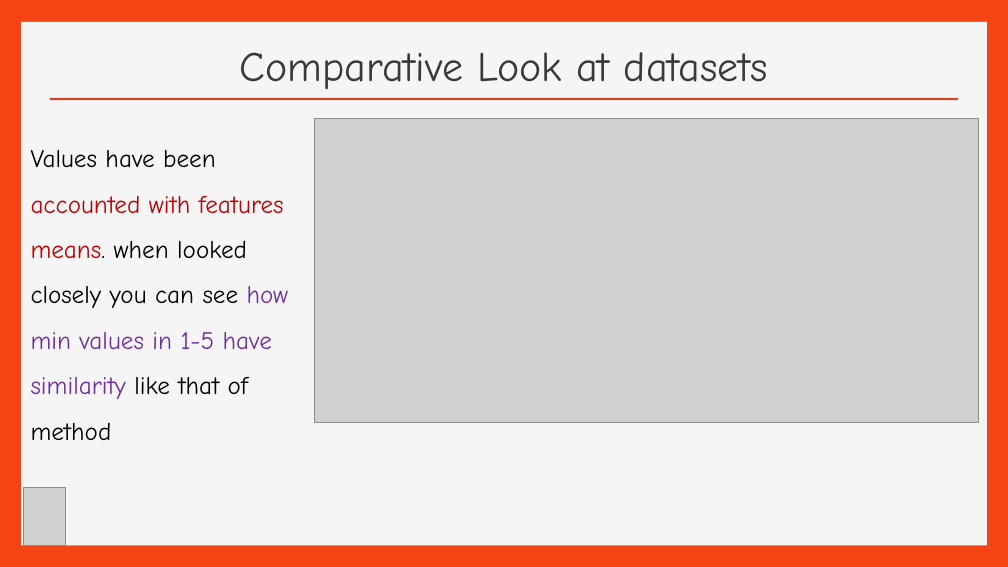
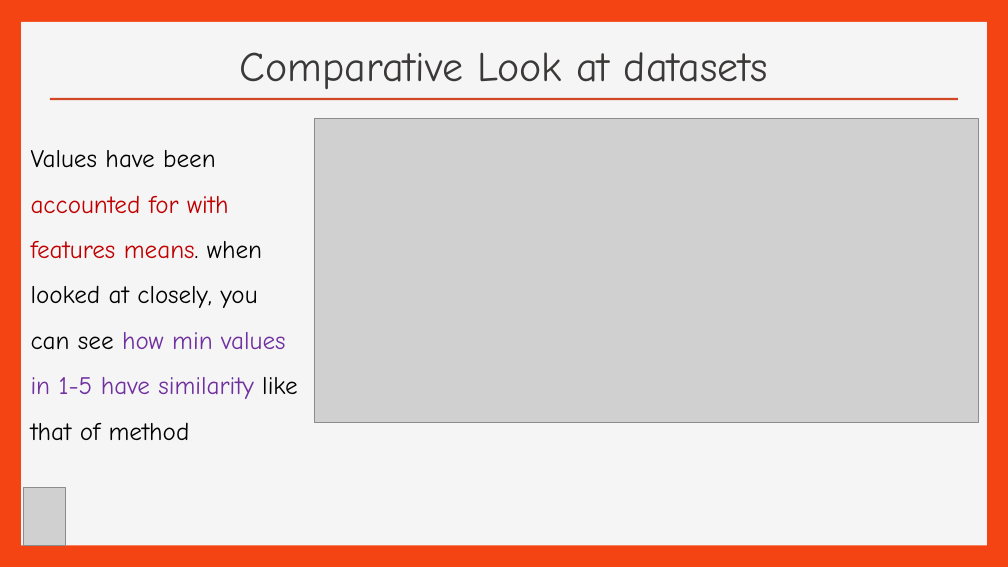
Before and after one commit to efreier12/Final-Project, a slide deck: slide 8 of Pima Indian Diabetes ( Final Project).ppt (slide 7 before the commit). Drawn at 1008x567 pixels with LibreOffice and Linux fonts; fonts in the diff are those of the drawing; grey boxes stand for pictures; background and template pictures are left out. Boxes give left, top, right and bottom in pixels: in the first picture for what was removed or moved away, otherwise in the second. Text is boxed around its words. In the diff, an @@ line names an element or a change of style, - is before the commit and + after.

```diff
--- a/Pima Indian Diabetes ( Final Project).ppt
+++ b/Pima Indian Diabetes ( Final Project).ppt
@@ text at box(31, 150, 298, 441): text changed @@
-Values have been accounted with features means. when looked closely you can see how min values in 1-5 have similarity like that of method
+Values have been accounted for with features means. when looked at closely, you can see how min values in 1-5 have similarity like that of method
```
Also in this commit, not shown: 3 other slides changed, 4 slides added, 3 slides removed.
